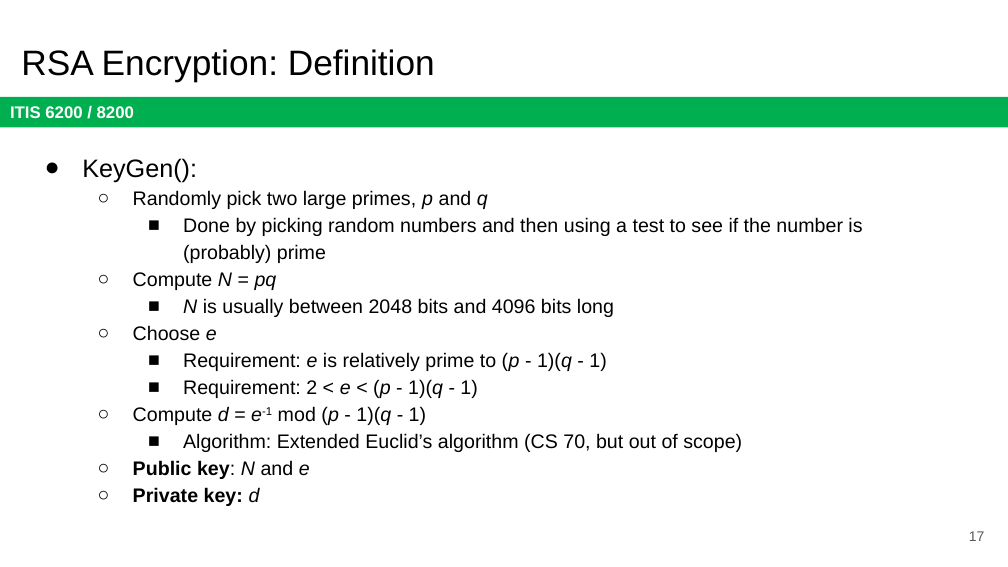
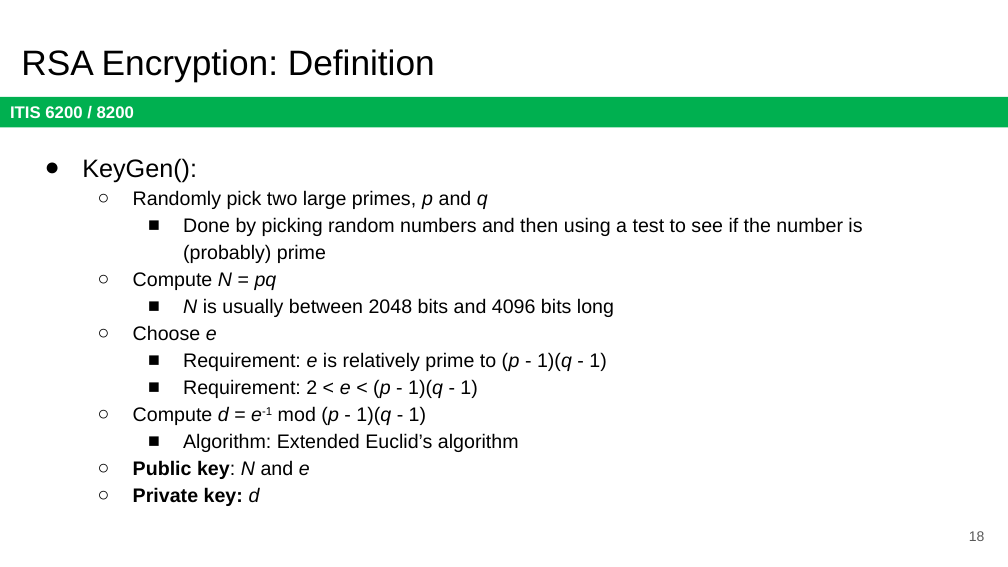
Before and after one commit to jx5c/github.io, a slide deck: slide 18 of teaching/ITIS6200/2023fa/lectures/lec06.pptx (slide 17 before the commit). Drawn at 1008x567 pixels with LibreOffice and Linux fonts; fonts in the diff are those of the drawing. Boxes give left, top, right and bottom in pixels: in the first picture for what was removed or moved away, otherwise in the second. Text is boxed around its words. In the diff, an @@ line names an element or a change of style, - is before the commit and + after.

```diff
--- a/teaching/ITIS6200/2023fa/lectures/lec06.pptx
+++ b/teaching/ITIS6200/2023fa/lectures/lec06.pptx
@@ text at [183,433,519,452]: text changed @@
-    ■ Algorithm: Extended Euclid’s algorithm (CS 70, but out of scope)
+    ■ Algorithm: Extended Euclid’s algorithm
@@ page number at [969,531,985,541]: text changed @@
-17
+18
```
Also in this commit, not shown: 10 other slides changed, 1 slide added, 1 other file.
